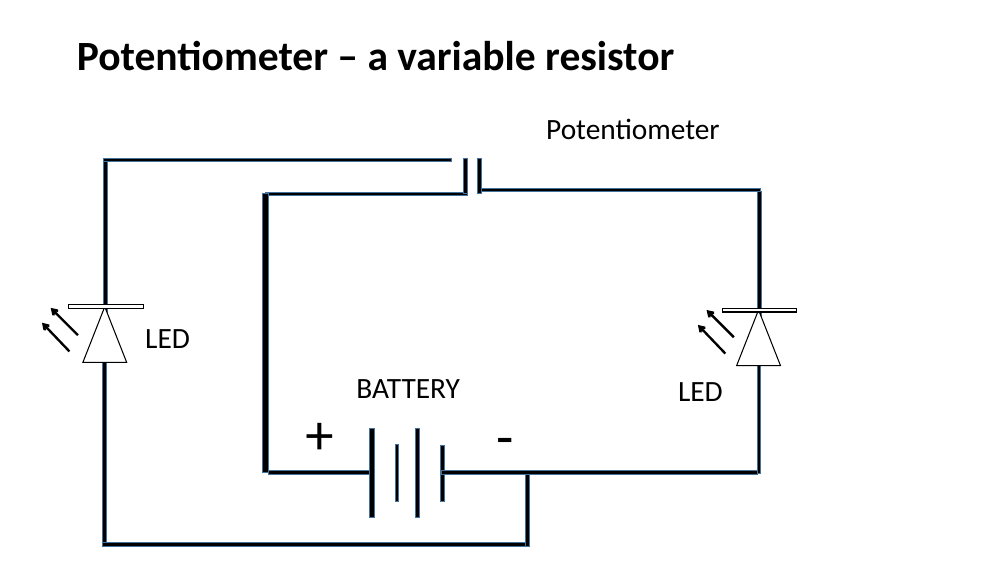
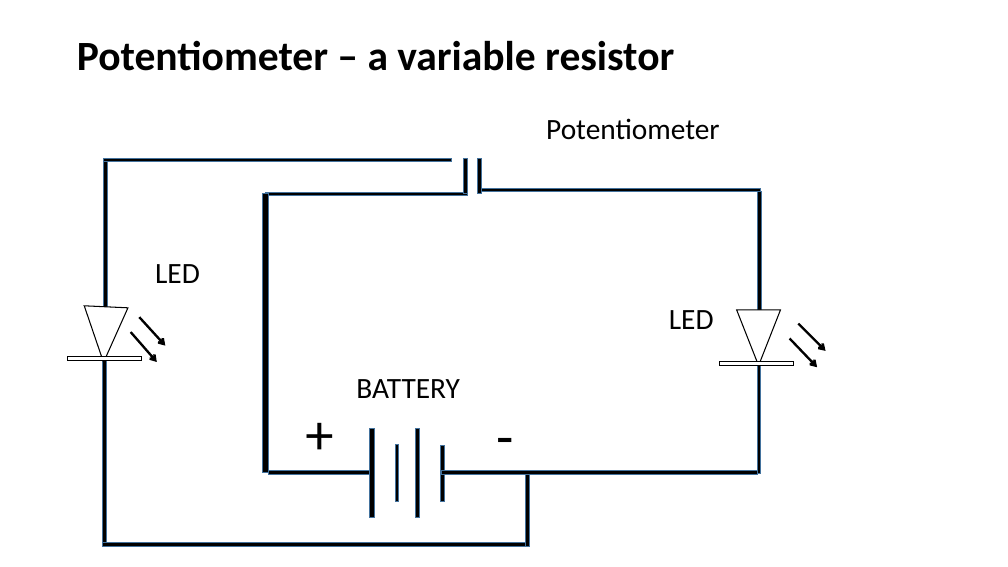
Before and after one commit to infocelab/embedded-projects, a slide deck: slide 5 of Documents/projects for schools.pptx. Drawn at 1008x567 pixels with LibreOffice and Linux fonts; fonts in the diff are those of the drawing. Boxes give left, top, right and bottom in pixels: in the first picture for what was removed or moved away, otherwise in the second. Text is boxed around its words. In the diff, an @@ line names an element or a change of style, - is before the commit and + after.

```diff
--- a/Documents/projects for schools.pptx
+++ b/Documents/projects for schools.pptx
@@ text "LED": place and size @@
-text "LED" at (145,329,190,348)
+text "LED" at (155,264,200,283)
@@ text "LED": place and size @@
-text "LED" at (678,382,723,401)
+text "LED" at (669,310,714,329)
@@ triangle at (82,306,128,364): rotation 0 to 182 degrees @@
@@ arrow moved from (78, 335) - (51, 308) to (139, 318) - (166, 346) @@
@@ triangle at (737,310,780,366): rotation 0 to 180 degrees @@
@@ arrow moved from (734, 337) - (707, 310) to (799, 324) - (826, 351) @@
@@ rectangle: place and size @@
-rectangle at (69,305,143,309)
+rectangle at (68,357,142,361)
@@ arrow moved from (70, 352) - (42, 323) to (131, 332) - (157, 362) @@
@@ arrow moved from (726, 354) - (698, 325) to (789, 339) - (817, 368) @@
@@ rectangle at (719,361,793,365): rotation 0 to 180 degrees @@
```
